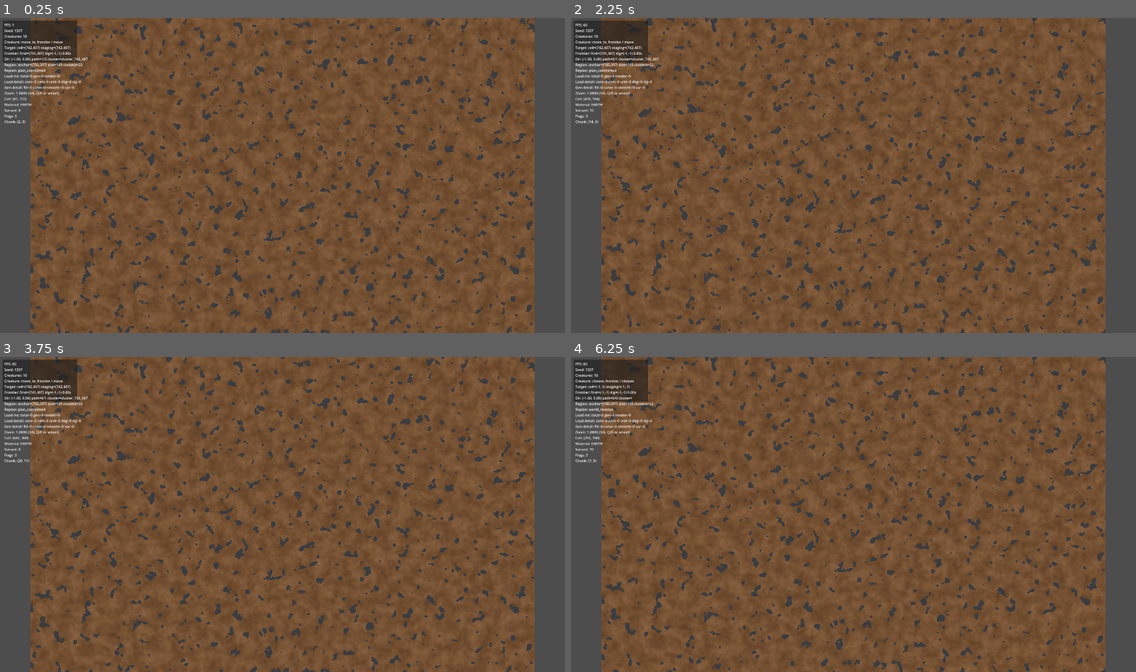
Above: before the commit, frames 1-4 (two rows, left to right).
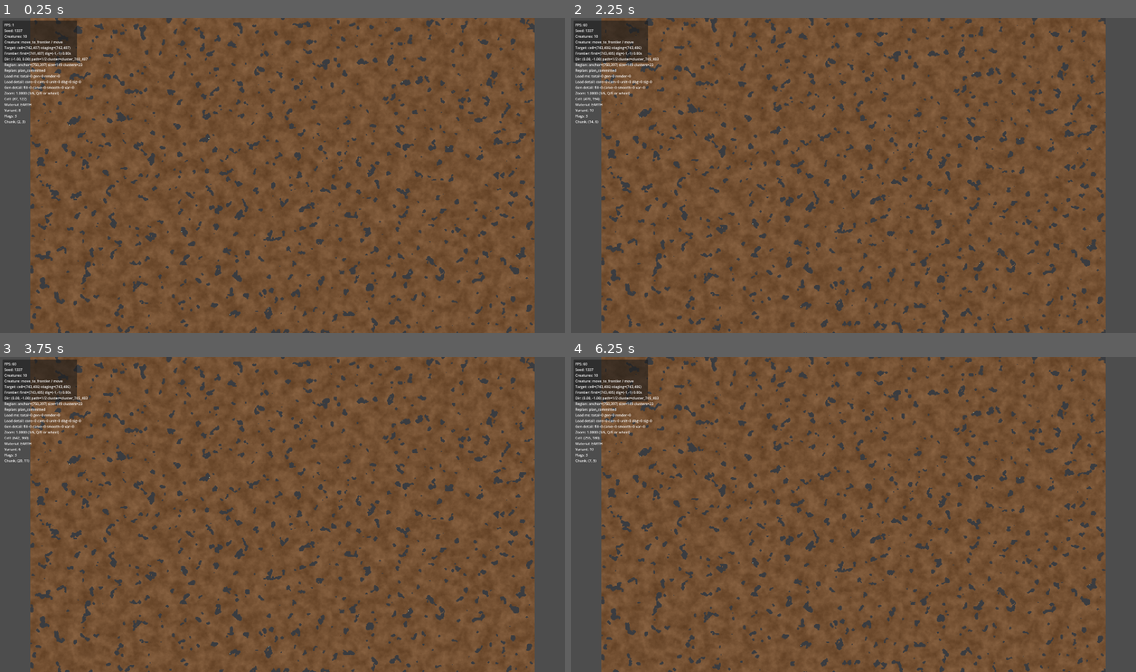
Above: after the commit, the same moments.

Repository: Kanturna/Diggy
Game: Godot game, scene res://main/Main.tscn
Same seed, same stepped clock (60 frames per second), same inputs: the game is played once before the commit and once after it.
Inputs (mouse positions are in pixels of both pictures, inside the frame that each line leads up to):
- Up to frame 1 (0.25 s): no input
- Up to frame 2 (2.25 s): tap Enter at 0.5, 2 s; move the mouse to (977, 159) at 0.52 s; tap S (camera_down) at 0.6 s; click (977, 159) at 0.67 s; tap Space at 1.25 s; move the mouse to (740, 191) at 1.27 s; tap A (camera_left) at 1.35 s; click (740, 191) at 1.42 s; move the mouse to (910, 106) at 2.02 s; tap D (camera_right) at 2.1 s; click (910, 106) at 2.17 s
- Up to frame 3 (3.75 s): move the mouse to (254, 577) at 2.77 s; tap Shift (camera_speed) at 2.85 s; click (254, 577) at 2.92 s; tap Space at 3.5 s; move the mouse to (452, 561) at 3.52 s; tap W (camera_up) at 3.6 s; click (452, 561) at 3.67 s
- Up to frame 4 (6.25 s): tap Enter at 4.25 s; move the mouse to (684, 467) at 4.27 s; tap Q (camera_zoom_in) at 4.35 s; click (684, 467) at 4.42 s; tap Space at 5 s; move the mouse to (881, 514) at 5.02 s; tap E (camera_zoom_out) at 5.1 s; click (881, 514) at 5.17 s; move the mouse to (768, 435) at 5.77 s; tap S (camera_down) at 5.85 s; click (768, 435) at 5.92 s

The runs differ from the first frame. In frame 1, less than 0.1% of the frame differs, in the area x 12-80%, y 6-100%; in frame 2, less than 0.1%; in frame 3, less than 0.1%; in frame 4, 0.2%, in the area x 2-92%, y 3-98%.

Commit message:
Grundlagenumbau 1 fix 3

Diff:
--- a/core/Config.gd
+++ b/core/Config.gd
@@ -13,8 +13,11 @@
 const EARTH_VARIANT_COUNT := 17
 
 const CREATURE_SPAWN_COUNT := 10
-const CREATURE_SPAWN_ATTEMPTS := 1200
+const CREATURE_SPAWN_ATTEMPTS := 6000
 const CREATURE_SPAWN_PADDING_CELLS := 4
+const CREATURE_SPAWN_MIN_REGION_SIZE := 60
+const CREATURE_SPAWN_MIN_CREATURE_DISTANCE_CELLS := 14.0
+const CREATURE_SPAWN_MAX_PER_REGION := 1
 const CREATURE_BODY_WIDTH_CELLS := 2.0
 const CREATURE_BODY_LENGTH_CELLS := 4.0
 const CREATURE_TAIL_SEGMENTS := 5
--- a/core/world/CaveRegionAnalysis.gd
+++ b/core/world/CaveRegionAnalysis.gd
@@ -157,6 +157,7 @@
 		"region_lookup": region_lookup,
 		"region_size": region_cells.size(),
 		"boundary_cells": boundary_cells,
+		"boundary_lookup": boundary_lookup,
 		"frontier_clusters": frontier_clusters,
 	}
 
--- a/project.godot
+++ b/project.godot
@@ -21,7 +21,3 @@
 window/size/mode=2
 window/stretch/mode="viewport"
 window/stretch/scale_mode="integer"
-
-[rendering]
-
-renderer/rendering_method="mobile"
--- a/units/Creature.gd
+++ b/units/Creature.gd
@@ -247,6 +247,7 @@
 
 func _choose_best_traversal_plan(snapshot: Dictionary, reachability: Dictionary, origin_cell: Vector2i) -> Dictionary:
 	var best_plan: Dictionary = {}
+	var best_zero_step_plan: Dictionary = {}
 	for cluster in _snapshot_frontier_clusters():
 		var staging_cells: Array[Vector2i] = _cluster_staging_cells(cluster)
 		for staging_cell in staging_cells:
@@ -279,9 +280,15 @@
 				"alignment_score": alignment_score,
 				"origin_region_lookup": snapshot.get("region_lookup", {}),
 			}
+			if path_cost == 0:
+				if _is_better_traversal_candidate(candidate, best_zero_step_plan):
+					best_zero_step_plan = candidate
+				continue
 			if _is_better_traversal_candidate(candidate, best_plan):
 				best_plan = candidate
-	return best_plan
+	if not best_plan.is_empty():
+		return best_plan
+	return best_zero_step_plan
 
 func _is_better_traversal_candidate(candidate: Dictionary, incumbent: Dictionary) -> bool:
 	if incumbent.is_empty():
--- a/units/UnitManager.gd
+++ b/units/UnitManager.gd
@@ -8,10 +8,12 @@
 
 var _creatures: Array[Creature] = []
 var _cave_region_analysis: CaveRegionAnalysis = null
+var _spawn_count_by_region: Dictionary = {}
 
 func setup(world_model: WorldModel) -> void:
 	_cave_region_analysis = CaveRegionAnalysisScript.new()
 	_cave_region_analysis.setup(world_model)
+	_spawn_count_by_region.clear()
 	_spawn(world_model)
 
 func _spawn(world: WorldModel) -> void:
@@ -22,7 +24,9 @@
 		tries += 1
 		var cx := randi_range(pad, world.width  - pad - 1)
 		var cy := randi_range(pad, world.height - pad - 1)
-		if world.get_material(cx, cy) != MaterialType.Id.EMPTY:
+		var spawn_cell := Vector2i(cx, cy)
+		var snapshot := _spawn_snapshot_for_cell(world, spawn_cell)
+		if snapshot.is_empty():
 			continue
 		var c: Creature = CreatureGD.new()
 		c.global_position = Vector2(
@@ -32,7 +36,45 @@
 		add_child(c)
 		c.setup(world, _cave_region_analysis)
 		_creatures.append(c)
+		_register_spawn_region(snapshot)
 		spawned += 1
+
+func _spawn_snapshot_for_cell(world: WorldModel, cell: Vector2i) -> Dictionary:
+	if world.get_material(cell.x, cell.y) != MaterialType.Id.EMPTY:
+		return {}
+	if not _is_far_enough_from_existing_creatures(cell):
+		return {}
+
+	var snapshot: Dictionary = _cave_region_analysis.get_region_snapshot(cell)
+	if snapshot.is_empty():
+		return {}
+	if int(snapshot.get("region_size", 0)) < Config.CREATURE_SPAWN_MIN_REGION_SIZE:
+		return {}
+
+	var boundary_lookup: Dictionary = snapshot.get("boundary_lookup", {})
+	if boundary_lookup.has(cell):
+		return {}
+
+	var region_anchor: Vector2i = snapshot.get("region_id_anchor", Vector2i(-1, -1))
+	var existing_region_count := int(_spawn_count_by_region.get(region_anchor, 0))
+	if existing_region_count >= Config.CREATURE_SPAWN_MAX_PER_REGION:
+		return {}
+	return snapshot
+
+func _is_far_enough_from_existing_creatures(cell: Vector2i) -> bool:
+	var world_pos := Vector2(
+		(cell.x + 0.5) * Config.CELL_SIZE,
+		(cell.y + 0.5) * Config.CELL_SIZE
+	)
+	var min_distance := Config.CREATURE_SPAWN_MIN_CREATURE_DISTANCE_CELLS * Config.CELL_SIZE
+	for creature in _creatures:
+		if creature.global_position.distance_to(world_pos) < min_distance:
+			return false
+	return true
+
+func _register_spawn_region(snapshot: Dictionary) -> void:
+	var region_anchor: Vector2i = snapshot.get("region_id_anchor", Vector2i(-1, -1))
+	_spawn_count_by_region[region_anchor] = int(_spawn_count_by_region.get(region_anchor, 0)) + 1
 
 func creature_count() -> int:
 	return _creatures.size()
